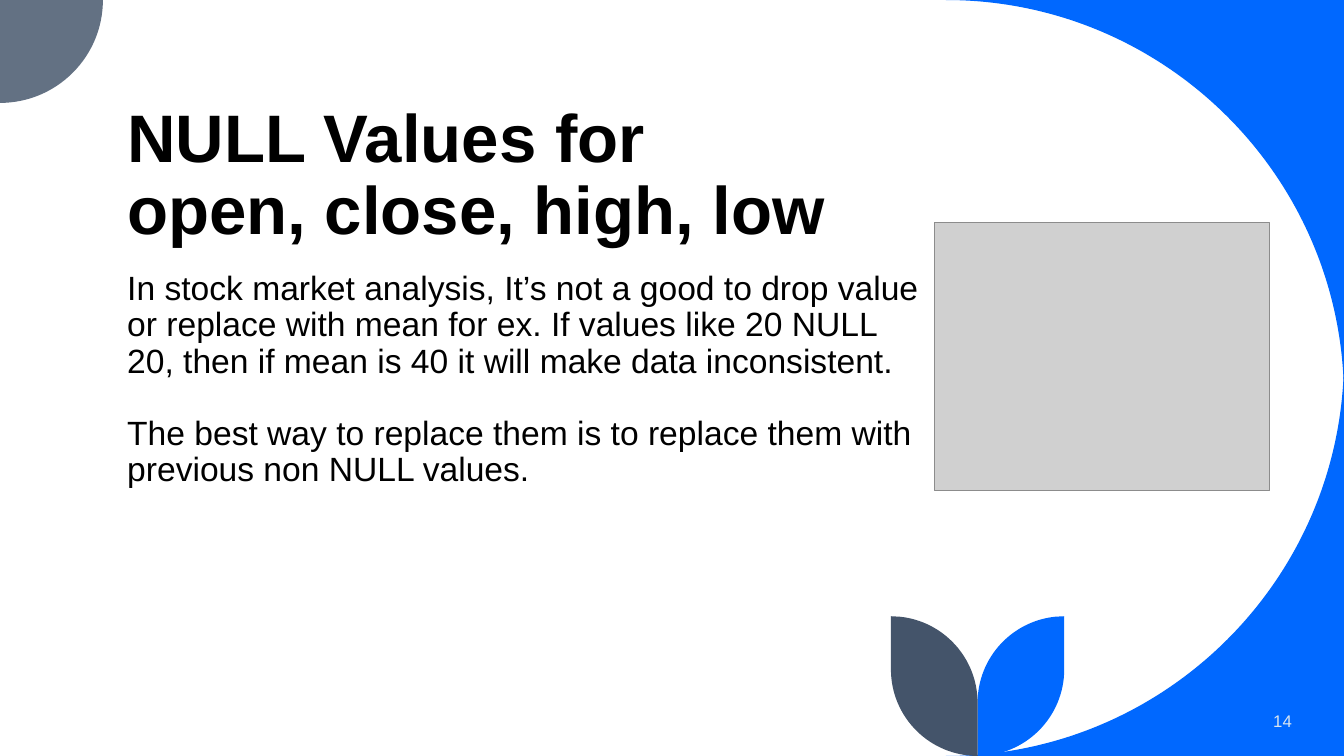
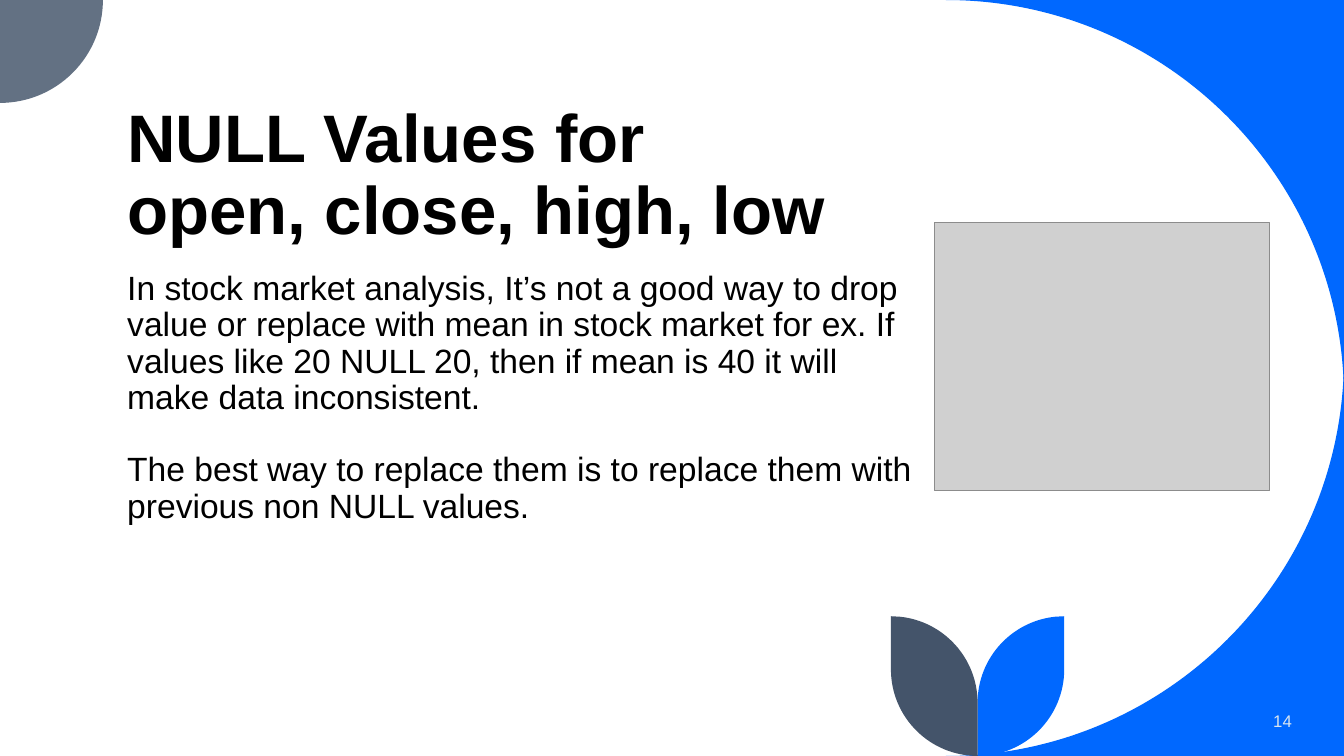
Before and after one commit to Vatsmanglam/Stock-Market-Prediction, a slide deck: slide 14 of project.pptx. Drawn at 1344x756 pixels with LibreOffice and Linux fonts; fonts in the diff are those of the drawing; grey boxes stand for pictures. Boxes give left, top, right and bottom in pixels: in the first picture for what was removed or moved away, otherwise in the second. Text is boxed around its words. In the diff, an @@ line names an element or a change of style, - is before the commit and + after.

```diff
--- a/project.pptx
+++ b/project.pptx
@@ text at bbox=[127, 275, 897, 410]: text changed @@
-In stock market analysis, It’s not a good to drop value or replace with mean for ex. If values like 20 NULL 20, then if mean is 40 it will make data inconsistent.
+In stock market analysis, It’s not a good way to drop value or replace with mean in stock market for ex. If values like 20 NULL 20, then if mean is 40 it will make data inconsistent.
```
Also in this commit, not shown: 3 other slides changed.
